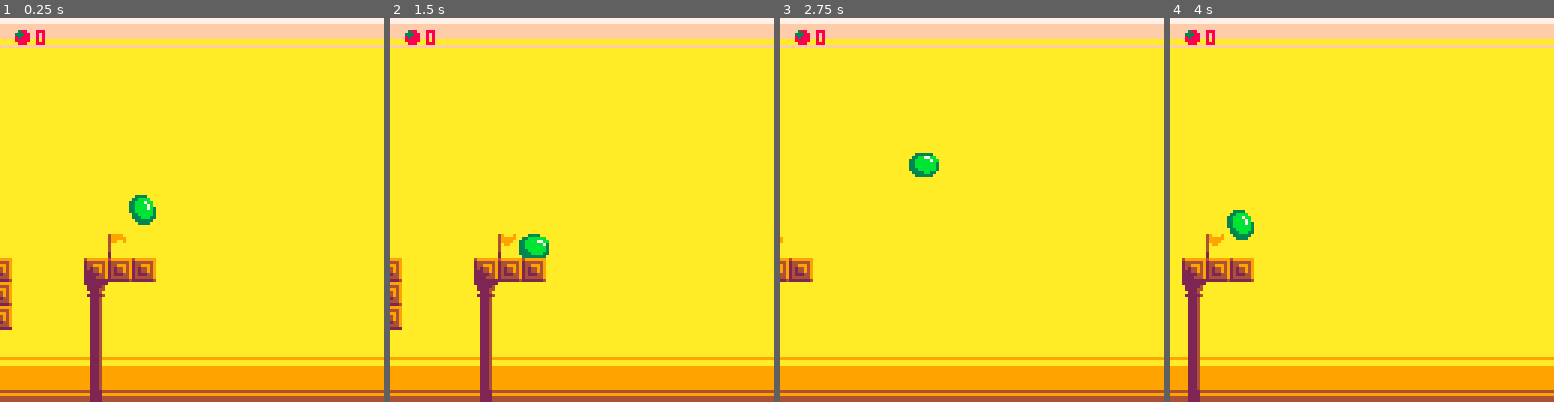
Above: before the commit, frames 1-4 (left to right).
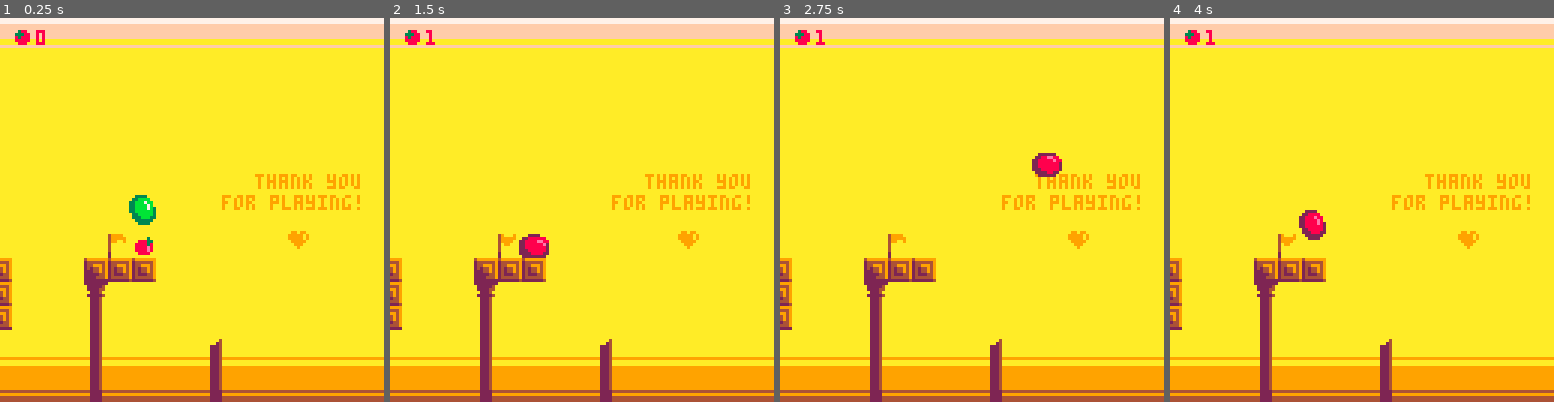
Above: after the commit, the same moments.

Repository: aylanonsense/agab
Game: PICO-8 cartridge cart.p8
Same seed, same stepped clock (60 frames per second), same inputs: the game is played once before the commit and once after it.
Inputs:
- Up to frame 1 (0.25 s): no input
- Up to frame 2 (1.5 s): tap X (X key) at 0.33, 1.07 s; tap O (Z key) at 0.7 s
- Up to frame 3 (2.75 s): hold Right 1.6-2.1 s; tap O (Z key) at 1.7, 2.1, 2.5 s; tap X (X key) at 1.85 s; hold Up 2.15-2.42 s; hold Right from 2.47 s (still down)
- Up to frame 4 (4 s): tap O (Z key) at 2.9, 3.3, 3.7 s; tap X (X key) at 2.97 s; release Right at 3.03 s; hold Left 3.08-3.58 s; hold Down 3.63-3.97 s

The runs differ from the first frame. In frame 1, 1.9% of the frame differs, in the area x 35-94%, y 40-100%; in frame 2, 2.2%; in frame 3, 5.8%; in frame 4, 7.9%, in the area x 0-94%, y 3-100%.

Commit message:
Thank you for playing

Diff:
--- a/cart.p8
+++ b/cart.p8
@@ -16,7 +16,7 @@
 function noop() end
 
 local min_world_x=4
-local max_world_x=999
+local max_world_x=868
 
 local entities
 local slime
@@ -218,20 +218,26 @@
 			else
 				sprite=32+landing_sprite_offset
 			end
+			local shadow_color=ternary(tomatoes_collected>0,2,3)
+			local base_color=ternary(tomatoes_collected>0,8,11)
+			local highlight_color=ternary(tomatoes_collected>0,14,7)
+			pal(3,shadow_color)
+			pal(11,base_color)
+			pal(7,highlight_color)
 			if self.is_facing_left then
-				pal(2,3) -- purple -> dark green
-				pal(14,3) -- pink -> dark green
-				pal(6,11) -- grey -> light green
-				pal(4,11) -- brown -> light green
-				pal(9,7) -- orange -> white
-				pal(15,7) -- peach -> white
+				pal(2,shadow_color) -- purple -> dark green
+				pal(14,shadow_color) -- pink -> dark green
+				pal(6,base_color) -- grey -> light green
+				pal(4,base_color) -- brown -> light green
+				pal(9,highlight_color) -- orange -> white
+				pal(15,highlight_color) -- peach -> white
 			else
-				pal(2,11) -- purple -> light green
-				pal(14,7) -- pink -> white
-				pal(6,7) -- grey -> white
-				pal(4,3) -- brown -> dark green
-				pal(9,3) -- orange -> dark green
-				pal(15,11) -- peach -> light green
+				pal(2,base_color) -- purple -> light green
+				pal(14,highlight_color) -- pink -> white
+				pal(6,highlight_color) -- grey -> white
+				pal(4,shadow_color) -- brown -> dark green
+				pal(9,shadow_color) -- orange -> dark green
+				pal(15,base_color) -- peach -> light green
 			end
 			sspr(16*(sprite%8),40+11*flr(sprite/8),16,11,self.x-ternary(self.is_facing_left,3.5,1.5),self.y-1.5,16,11,self.is_facing_left)
 		end,
@@ -560,6 +566,10 @@
 	-- draw controls
 	print("controls",45,53,9)
 	sspr(103,39,25,17,48,60)
+	-- draw ending
+	print("thank you",953,52,9)
+	print("for playing!",942,59,9)
+	spr(15,964,70)
 	-- draw all the entities
 	local entity
 	for entity in all(entities) do
@@ -771,14 +781,14 @@
 	return initial_value>0 and initial_value<=1
 end
 __gfx__
-00000000499999994999999924999999224444442222222222222222000000002222222222222222222222222222222200000000000030002222222222222222
-00000000244444492444444924444449222222242222222222222222000000002222222222222222222222222222222200000000000303002222222222222222
-00000000244999492449994924249949222244242222222222222222000000002222222222222222222222222222222200000000000003002222222222222222
-00000000242449492424494922244949222224242222222222222222000000002222222222222222222222222222222200000bb0000000002222222222222222
-0000000024244949222449492224444422222222222222222222222200600060222222222222222222222222222222220000bb00000000002222222222222222
-0000000024222449222224492222224422222222222222222222222200d700d7222222222222222222222222222222220bb0bb00000000002222222222222222
-0000000024444449222244492222222222222222222222222222222205d605d622222222222222222222222222222222003b3000000000002222222222222222
-0000000022222224222222222222222222222222222222222222222205d605d62222222222222222222222222222222200033000000000002222222222222222
+00000000499999994999999924999999224444442222222222222222000000002222222222222222222222222222222200000000000030002222222200000000
+00000000244444492444444924444449222222242222222222222222000000002222222222222222222222222222222200000000000303002222222209909900
+00000000244999492449994924249949222244242222222222222222000000002222222222222222222222222222222200000000000003002222222299999090
+00000000242449492424494922244949222224242222222222222222000000002222222222222222222222222222222200000bb0000000002222222299999090
+0000000024244949222449492224444422222222222222222222222200600060222222222222222222222222222222220000bb00000000002222222209999900
+0000000024222449222224492222224422222222222222222222222200d700d7222222222222222222222222222222220bb0bb00000000002222222200999000
+0000000024444449222244492222222222222222222222222222222205d605d622222222222222222222222222222222003b3000000000002222222200090000
+0000000022222224222222222222222222222222222222222222222205d605d62222222222222222222222222222222200033000000000002222222200000000
 22222222000000000000000000000000000000000000000000000766222222226670000022222222222222222222222222222222222222222222222222222222
 02222240222222222222222222222222222222222222222200006ddd22222222ddd6000022222222222222222222222222222222222222222222222222222222
 02222440222222222222222222222222222222222222222200000055222222225500000022222222222222222222222222222222222222222222222222222222
@@ -912,10 +922,10 @@
 0000000000000000000000000000000000000000000000000000000000000000000000000000000000000000000000000000000000000000001000000010000000000101010000000000000000000000000000000000100000000000000000000003010101010101010101000000000000000000000000000000000000000000
 0000000000000000000000000000000000000000000000007c0000000000000000000000000000007c0000000000000000000000007c000000200000002000000000010101000000000000000201017c00000000000020000000000000000000001000007c00007c000010000000000000000000000000000000000000000000
 0000000000000000000000000000000000000000000000000000000000000000000000000000000000000000008c00000000000000000000002000000020000000000101010000000000000002010100000000000000200000000000000000000020000000000000000020000000000000000000000000000000000000000000
-00000000000000000000000000000000000000000000000000000000000000000000000000000000000001010101010101010101000000020101000000020100000002010100000000000000030202000000000000002000000000000000000000200000000000000000200000000000008c0000000000000000000000000000
+00000000000000000000000000000000000000000000000000000000000000000000000000000000000001010101010101010101000000020101000000020100000002010100000000000000030202000000000000002000000000000000000000200000000000000000200000000000008c7c00000000000000000000000000
 0000000000000000000000000000000000000000000000000000000000000000000000000000000000000100000000000000001000000010001000000010000000000202010000000000000000100000000000000000200000000000000000020101000000000000000002010100000002010100000000000000000000000000
 0000000000000000000000000000007c000000007c0000010101010101060606060101010100000000000100000000000000002000000020002000000020000000000202020000000000000000200000000000000000200000000000000000020101000000000000000002010100000010000000000000000000000000000000
 0101010101010101010101010101010101010101010101010100000001060606060100010101010101010100000000000000002000000020002000000020002100000303020000000000000000200000000000000000200000000000000000030202000000000000000003020200000020000000000000000000000000000000
-0000000000001000000000000000001000000000000000001000000002060606060200000000000000001000000000000000002000000020002000000020002000000403030000000000000000200000000000000000200000000000000000001000000000000000000000100000000020000000000000000000000000000000
-0000000000002000000000000000002000000000000000002000000003030303030300000000000000002000000000000000002000000020002000000020002000000504040000000000000000200000000000000000200000000000000000002000000000000000000000200000000020000000000000000000000000000000
-0000000000003000000000000000003000000000000000003000000000000000001000000000000000003000000000000000003000000030003000000030003000000505050000000000000000300000000000000000300000000000000000003000000000000000000000300000000030000000000000000000000000000000
+0000000000001000000000000000001000000000000000001000000002060606060200000000000000001000000000000000002000000020002000000020002000000403030000000000000000200000000000000000200000000000000000001000000000000000000000100000000020000000002100000000000000000000
+0000000000002000000000000000002000000000000000002000000003030303030300000000000000002000000000000000002000000020002000000020002000000504040000000000000000200000000000000000200000000000000000002000000000000000000000200000000020000000002000000000000000000000
+0000000000003000000000000000003000000000000000003000000000000000001000000000000000003000000000000000003000000030003000000030003000000505050000000000000000300000000000000000300000000000000000003000000000000000000000300000000030000000003000000000000000000000
